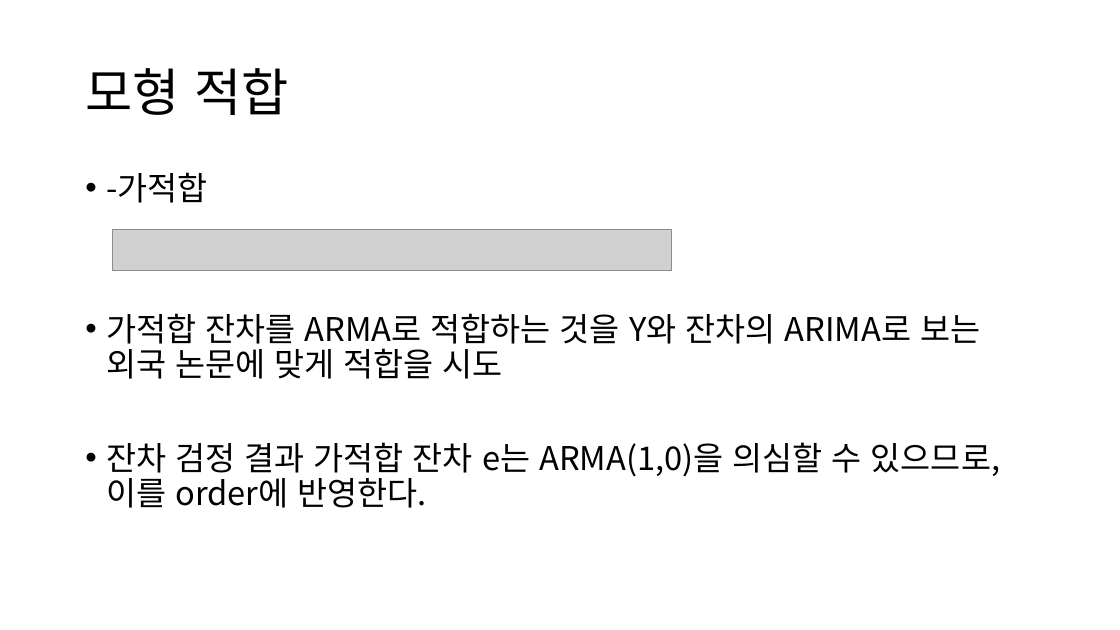
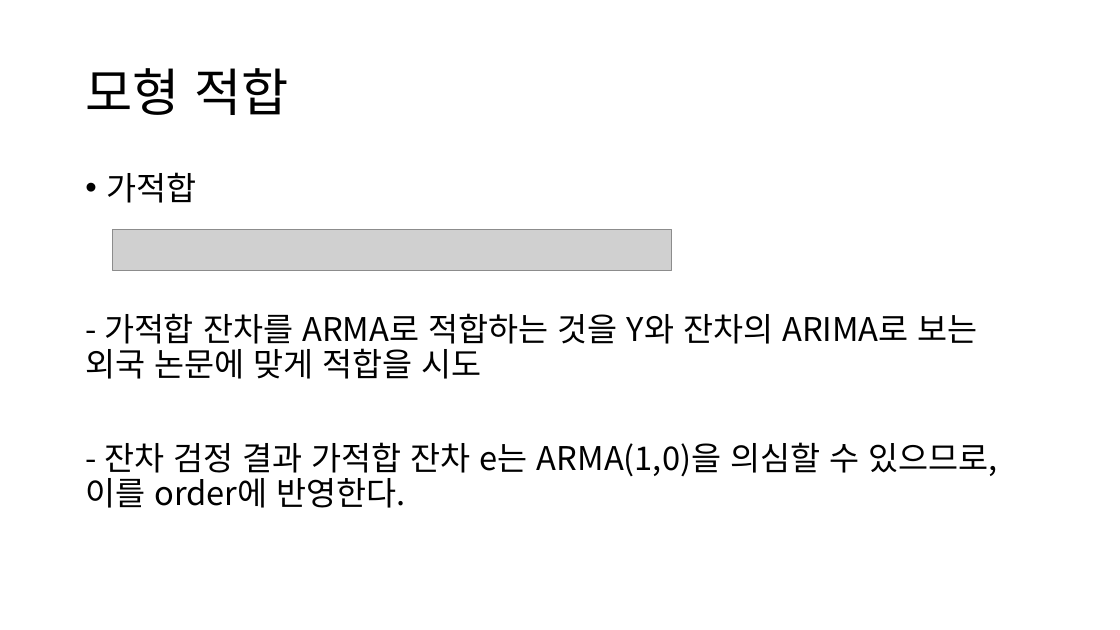
Before and after one commit to neverland251/MainProject, a slide deck: slide 14 of Project/DataMining/ARIMAX_Project/아이스크림 판매량 예측/아이스크림을 왜 먹을까.pptx. Drawn at 1120x630 pixels with LibreOffice and Linux fonts; fonts in the diff are those of the drawing; grey boxes stand for pictures. Boxes give left, top, right and bottom in pixels: in the first picture for what was removed or moved away, otherwise in the second. Text is boxed around its words. In the diff, an @@ line names an element or a change of style, - is before the commit and + after.

```diff
--- a/Project/DataMining/ARIMAX_Project/아이스크림 판매량 예측/아이스크림을 왜 먹을까.pptx
+++ b/Project/DataMining/ARIMAX_Project/아이스크림 판매량 예측/아이스크림을 왜 먹을까.pptx
@@ text at [85,172,998,508]: text changed @@
-• -가적합
-• 가적합 잔차를 ARMA로 적합하는 것을 Y와 잔차의 ARIMA로 보는 외국 논문에 맞게 적합을 시도
-• 잔차 검정 결과 가적합 잔차 e는 ARMA(1,0)을 의심할 수 있으므로, 이를 order에 반영한다.
+• 가적합
+- 가적합 잔차를 ARMA로 적합하는 것을 Y와 잔차의 ARIMA로 보는 외국 논문에 맞게 적합을 시도
+- 잔차 검정 결과 가적합 잔차 e는 ARMA(1,0)을 의심할 수 있으므로, 이를 order에 반영한다.
```
Also in this commit, not shown: 16 other slides changed, 1 other file.
